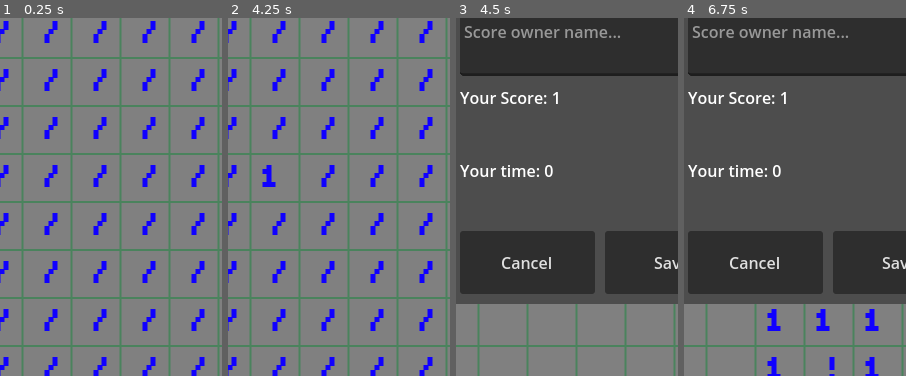
Above: before the commit, frames 1-4 (left to right).
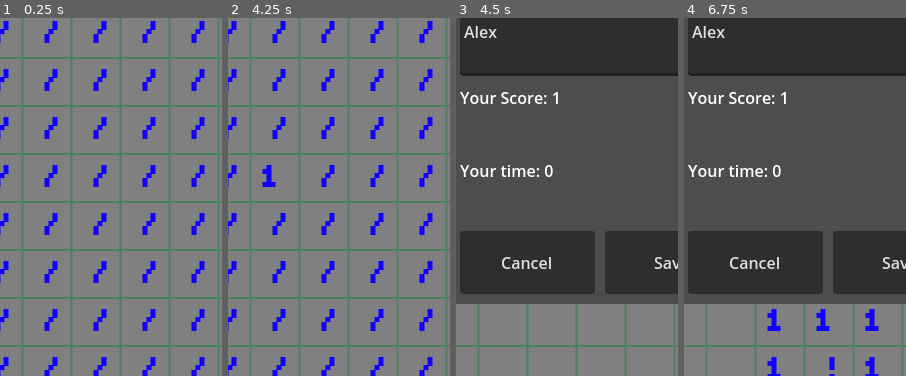
Above: after the commit, the same moments.

Repository: YAS-mobile-apps/YAS-minesweeper
Game: Godot game, scene res://scenes/main.tscn
The game is run twice, just before and just after one commit, with the same random seed, the same clock (stepped at 60 frames per second) and the same inputs. The engine's default icon, where the game draws it, is replaced by a stand-in: a white triangle on a blue panel in a dark square.
Inputs (mouse positions are % of the whole screen's width and height, from its top left):
- Up to frame 1 (0.25 s): no input
- Up to frame 2 (4.25 s): tap Enter at 0.5 s; move the mouse to (72, 47) at 0.52 s; click (72, 47) at 0.67 s; click (50, 37) at 1.27 s; type "Alex" at 1.35 s; click "Save" at 2 s; click (50, 3) at 2.75 s; tap Space at 3.5 s; move the mouse to (30, 58) at 3.52 s; click (30, 58) at 3.67 s
- Up to frame 3 (4.5 s): tap Enter at 4.25 s; move the mouse to (60, 29) at 4.27 s; click (60, 29) at 4.42 s
- Up to frame 4 (6.75 s): click "Cancel" at 5 s; tap Space at 5.75 s; move the mouse to (45, 73) at 5.77 s; click (45, 73) at 5.92 s; tap Enter at 6.5 s; move the mouse to (80, 68) at 6.52 s; click (80, 68) at 6.67 s
The pictures show only the part of the screen within x 18-67%, y 33-83%; the shares and areas given below are measured in that part.

Frames 1-2 are identical in both runs. In frame 3, 1.0% of the frame differs, in the area x 3-74%, y 2-6%; in frame 4, 1.0%.

Commit message:
Persisting history for score save file

Diff:
--- a/scripts/GameStateView.gd
+++ b/scripts/GameStateView.gd
@@ -62,9 +62,11 @@
 	var json_object = JSON.new()
 	var parse_err = json_object.parse(score_file.get_as_text())
 	score_file.close()
+	if parse_err != OK:
+		print('b')
+		reset_file_score_table()
 
-	if parse_err != OK:
-		reset_file_score_table()
+	GlobalVariables.current_scores = json_object.data
 
 
 func reset_file_score_table():
--- a/scripts/GlobalVariables.gd
+++ b/scripts/GlobalVariables.gd
@@ -5,23 +5,26 @@
 const SETTINGS_FILE_PATH: String = "user://settings.json"
 const SCORE_LIST_MAX_SIZE: int = 200
 
+var current_dificulty_level: String = "normal_mode"
+var current_settings: Dictionary = {
+	"current_game_mode": "normal_mode",
+}
+
+
 var current_scores: Dictionary = {
 	"normal_mode":{
 		"scores":[],
 		"highest_score": 0,
-		"lowest_score" : 0,
 		"last_player_name": "",
 	},
 	"medium_mode":{
 		"scores":[],
 		"highest_score": 0,
-		"lowest_score" : 0,
 		"last_player_name": "",
 	},
 	"hard_mode":{
 		"scores":[],
 		"highest_score": 0,
-		"lowest_score" : 0,
 		"last_player_name": "",
 	},
 }
--- a/scripts/SaveScoreWindow.gd
+++ b/scripts/SaveScoreWindow.gd
@@ -11,9 +11,28 @@
 
 func save_score(current_player_name, final_score, final_time):
 	var file = FileAccess.open(GlobalVariables.SCORE_TABLE_FILE_PATH, FileAccess.WRITE_READ)
-	var score_line: Dictionary = {"Name": current_player_name, "Score": final_score, "time": final_time, "datetime": Time.get_datetime_string_from_system()}
+	var score_line: Dictionary = {
+		"Name": current_player_name,
+		"Score": final_score,
+		"time": final_time,
+		"datetime": Time.get_datetime_string_from_system()
+	}
 
-	GlobalVariables.current_scores["normal_mode"].scores.append(score_line)
+	GlobalVariables.current_scores[
+		GlobalVariables.current_dificulty_level
+	].scores.append(score_line)
+
+	if GlobalVariables.current_scores[
+		GlobalVariables.current_dificulty_level
+	].highest_score > final_score:
+		GlobalVariables.current_scores[
+			GlobalVariables.current_dificulty_level
+		].highest_score = final_score
+
+	GlobalVariables.current_scores[
+		GlobalVariables.current_dificulty_level
+	].last_player_name = current_player_name
+
 	file.store_line(JSON.stringify(GlobalVariables.current_scores, "\t"))
 	file.close()
 
--- a/scripts/SweeperUi.gd
+++ b/scripts/SweeperUi.gd
@@ -68,8 +68,15 @@
 	current_score_label.add_text(str(final_score))
 	current_time_score_label.add_text(str(time_elapsed))
 
-	if current_player_name:
-		current_user_name_field.insert_text_at_caret(current_player_name)
+	if GlobalVariables.current_scores[
+		GlobalVariables.current_dificulty_level
+	].last_player_name:
+		current_user_name_field.insert_text_at_caret(
+			GlobalVariables.current_scores[
+				GlobalVariables.current_dificulty_level
+				].last_player_name
+		)
+
 
 func max_flag_warning(reset: bool = false):
 	var color: String = GlobalVariables.COUNTERS_FONT_COLOUR if reset else "white"
